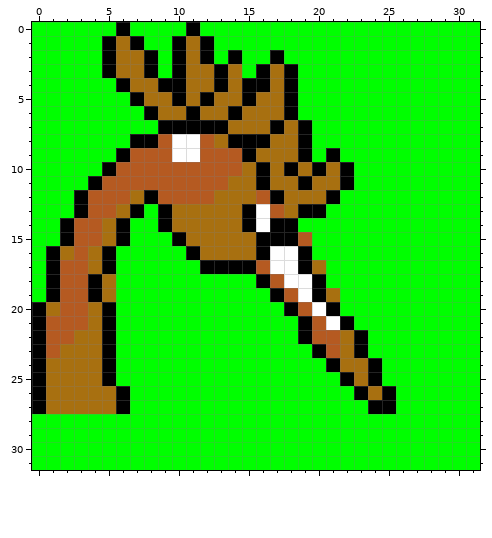
Pixel-art sprite, stored at graphics/pokemon/fearow/back.png. This is how it looked before the edit.
The file is 64x64 pixels, drawn in blocks of 2x2; one block is one cell here.
The same view after the edit:
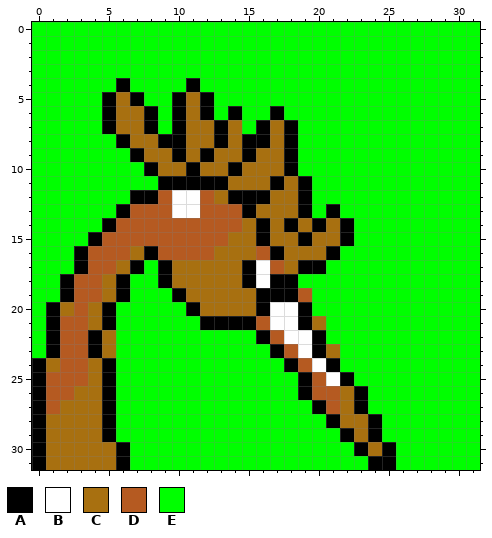
Palette (. is transparent): A #000000  B #ffffff  C #a87010  D #b55a21  E #00ff00
Message: Adjusted backsprites of Pokemon from E through G.
Changes in this commit:
y 0: x 6 A -> E; x 11 A -> E
y 1: x 5..7 ACA -> EEE; x 10..12 ACA -> EEE
y 2: x 5..8 ACCA -> EEEE; x 10..12 ACA -> EEE; x 14 A -> E; x 17 A -> E
y 3: x 5..8 ACCA -> EEEE; x 10..14 ACCAC -> EEEEE; x 16..18 ACA -> EEE
y 4: x 7..18 CCAACCACAACA -> EEEEAEEEEEEE
y 5: x 5..6 EE -> AC; x 8..9 CC -> EE; x 13..18 CCACCA -> EEEEEE
y 6: x 5..7 EEE -> ACC; x 9..13 CCACC -> EACAE; x 15..18 CCCA -> EEAE
y 7: x 5..9 EEEEA -> ACCAE; x 11..12 AA -> CC; x 15..19 CCACA -> EACAE
y 8: x 6..14 EAADBBDCA -> ACCAACCAC; x 18..19 CA -> AE
y 9: x 6..14 ADDDBBDDD -> EACCACACC; x 18..19 CA -> AE; x 21 A -> E
y 10: x 5..14 ADDDDDDDDD -> EEEACCACCA; x 16 A -> C; x 19..22 CACA -> EEEE
y 11: x 4..13 ADDDDDDDDD -> EEEEEAAAAA; x 16..17 AC -> CA; x 20..22 CCA -> EEE
y 12: x 3..7 ADDDC -> EEEEA; x 10..11 DD -> BB; x 14..17 CCDA -> AAAC; x 19..21 CCA -> AEE
y 13: x 3..14 ADDCAEACCCCC -> EEEADDDBBDDD; x 16..17 BD -> CC; x 20..21 AE -> EA
y 14: x 2..17 ADDCAEEACCCCCABA -> EEEADDDDDDDDDCAC; x 19..22 EEEE -> CACA
y 15: x 2..13 ADDCAEEEACCC -> EEADDDDDDDDD; x 17..22 AADEEE -> CCACCA
y 16: x 1..12 ACDCAEEEEEAC -> EEADDDCADDDD; x 16..21 ABBAEE -> DACCCA
y 17: x 1..7 ADDCAEE -> EEADDCA; x 9..14 EEEAAA -> ACCCCC; x 16..18 DBB -> BDC; x 20 C -> A
y 18: x 1..2 AD -> EA; x 4 A -> D; x 6 E -> A; x 9..20 EEEEEEEADBBA -> ACCCCCABAAEE
y 19: x 1..2 AD -> EA; x 4 A -> D; x 6 E -> A; x 10..16 EEEEEEE -> ACCCCCA; x 18..21 DBAC -> ADEE
y 20: x 0..2 ACD -> EAC; x 11..21 EEEEEEEADBA -> ACCCCABBAEE
y 21: x 0..1 AD -> EA; x 12..18 EEEEEEE -> AAAADBB; x 20..22 DBA -> CEE
y 22: x 0..1 AD -> EA; x 3..5 CCA -> DAC; x 16..23 EEEADDCA -> ADBBAEEE
y 23: x 0..5 ADCCCA -> EADDAC; x 17..19 EEE -> ADB; x 21..23 DCA -> CEE
y 24: x 2..3 CC -> DD; x 18..20 EEE -> ADB; x 22..24 CCA -> EEE
y 25: x 1..3 CCC -> DDD; x 19..21 EEE -> ADB; x 23..24 CA -> EE
y 26: x 1..2 CC -> DD; x 5..6 CA -> AE; x 19..22 EEEE -> ADDC; x 24..25 CA -> EE
y 27: x 1 C -> D; x 5..6 CA -> AE; x 20..25 EEEEAA -> ADCAEE
y 28: x 0..5 EEEEEE -> ACCCCA; x 21..24 EEEE -> ACCA
y 29: x 0..5 EEEEEE -> ACCCCA; x 22..24 EEE -> ACA
y 30: x 0..6 EEEEEEE -> ACCCCCA; x 23..25 EEE -> ACA
y 31: x 0..6 EEEEEEE -> ACCCCCA; x 24..25 EE -> AA
